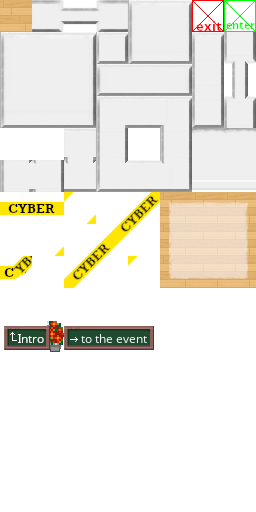
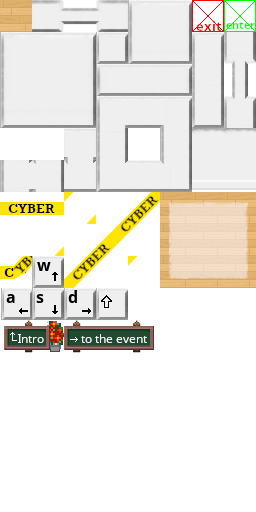
Two versions of the same layered image (256 x 512). Layer-by-layer changes:
added layer "a s d" over [6, 290, 77, 303]
added layer (unnamed layer) above "w" over [19, 272, 91, 314]
added layer "w" above "Pasted Layer" over [37, 262, 51, 271]
moved "Pasted Layer" above "Pasted Layer #1", painted on it over [1, 256, 147, 352]
renamed "to the event" to "Pasted Layer #1", painted on it over [25, 320, 147, 353]
